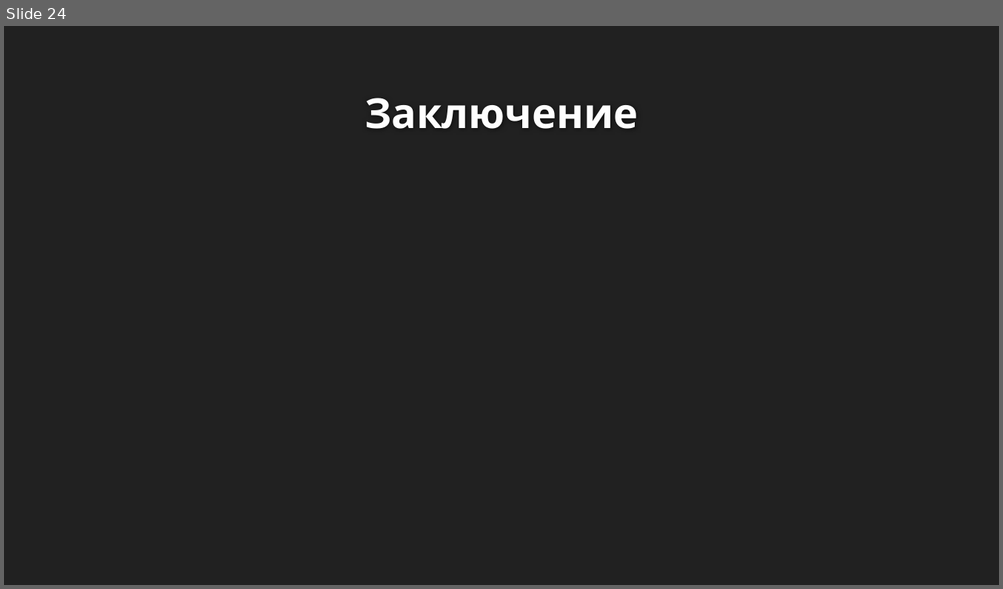
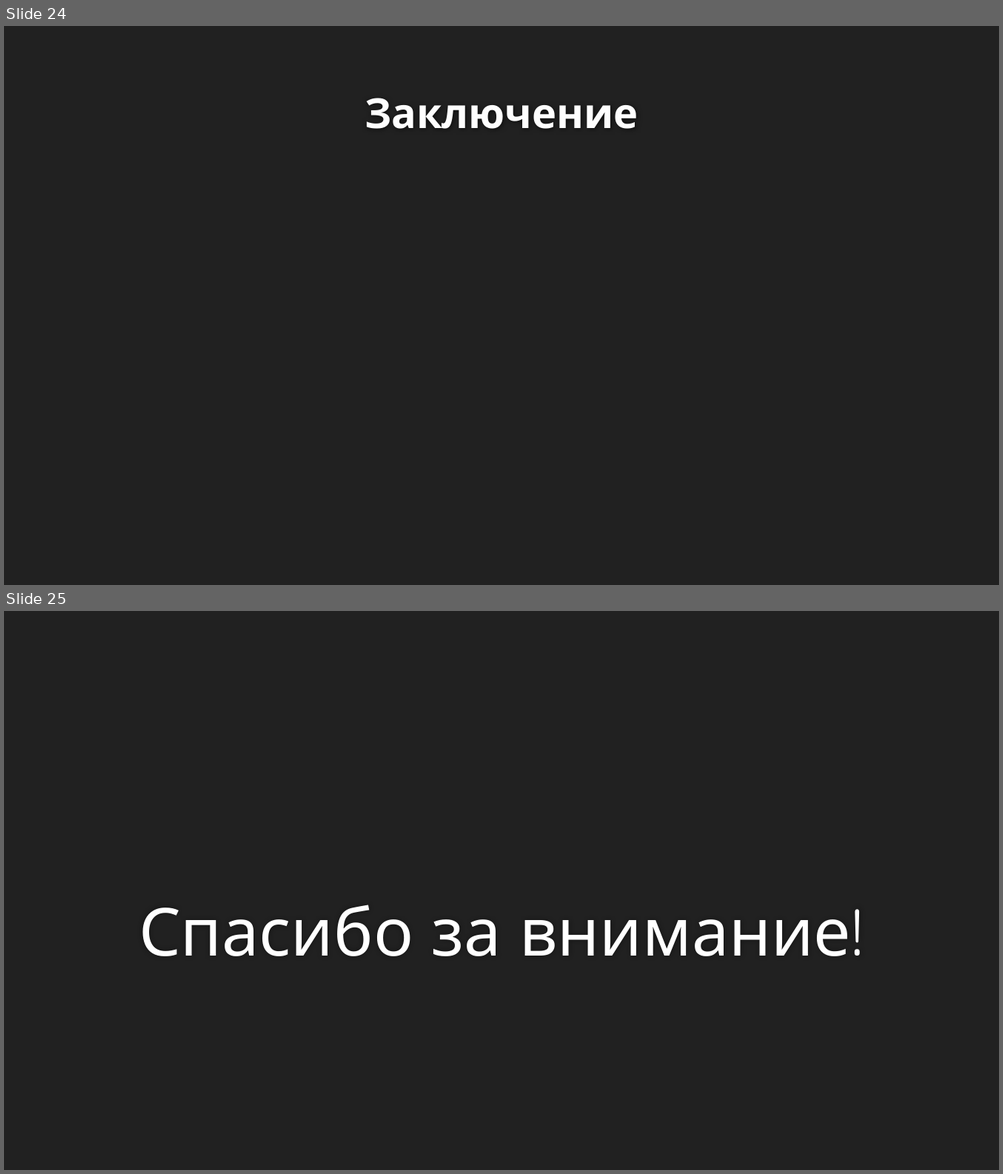
Before and after one commit to VladimirSolodilov/Programming, a slide deck: Вычислительная математика/Курсовой проект/Презентация к курсовому проекту.pptx. Shown one above the other, each under a label of ours: slide 24 before the commit, slides 24 and 25 after it. The pictures are 1003x589 and 1003x1174 pixels, drawn with LibreOffice and Linux fonts; fonts in the diff are those of the drawing; grey boxes stand for pictures; background and template pictures are left out. Boxes give left, top, right and bottom in pixels: in the first picture for what was removed or moved away, otherwise in the second. Text is boxed around its words. In the diff, an @@ line names an element or a change of style, - is before the commit and + after.

```diff
--- a/Вычислительная математика/Курсовой проект/Презентация к курсовому проекту.pptx
+++ b/Вычислительная математика/Курсовой проект/Презентация к курсовому проекту.pptx
@@ slide 25 added at bbox=[4, 611, 999, 1170], background #212121 @@
@@ text added at bbox=[139, 905, 851, 957], 48 pt, text #FFFFFF @@
+Спасибо за внимание!
```
Also in this commit, not shown: 8 slides changed, 3 other files.
